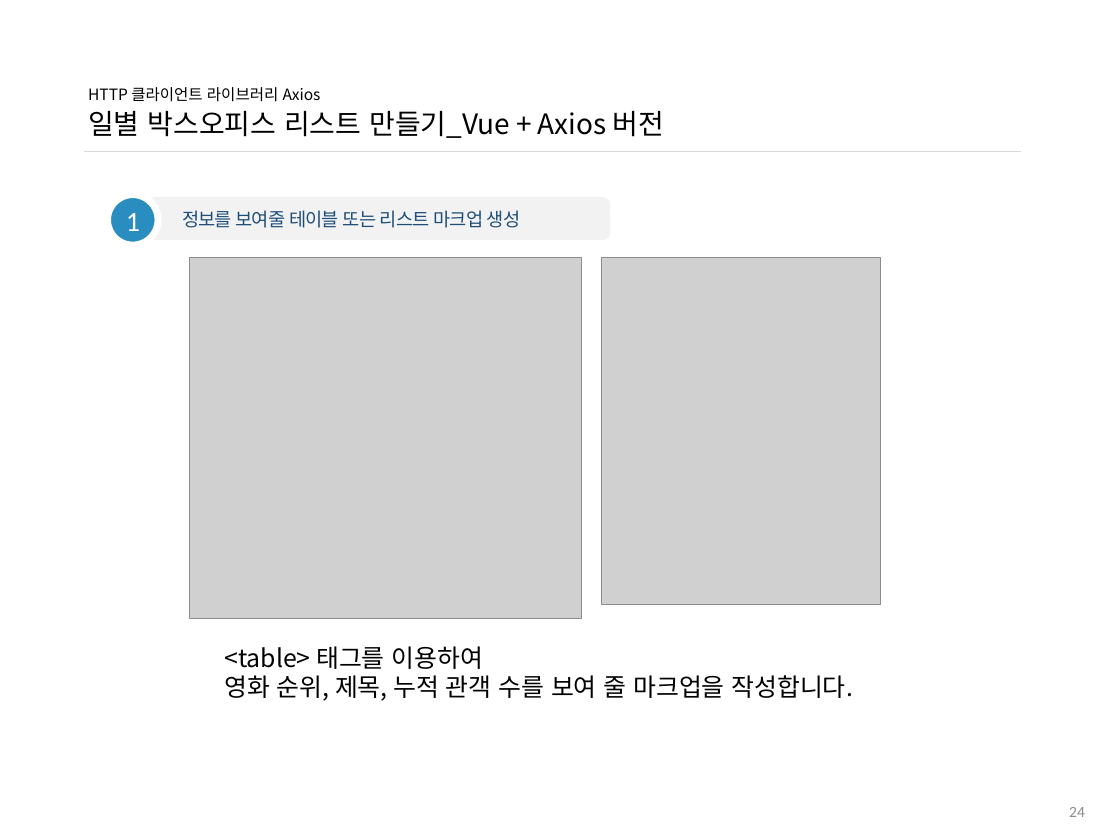
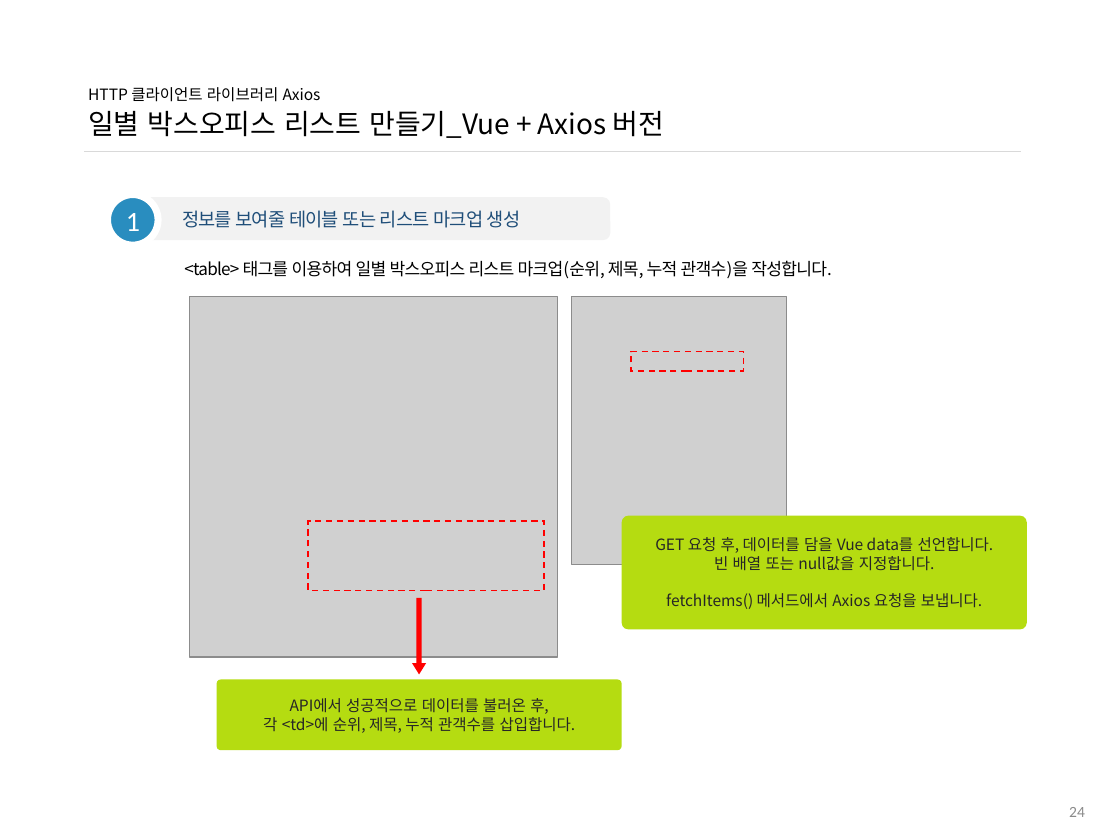
Before and after one commit to ddowon/vueStudy, a slide deck: slide 25 of 01.참고자료/191104_HTTP 클라이언트 라이브러리 Axios.pptx. Drawn at 1120x840 pixels with LibreOffice and Linux fonts; fonts in the diff are those of the drawing; grey boxes stand for pictures; background and template pictures are left out. Boxes give left, top, right and bottom in pixels: in the first picture for what was removed or moved away, otherwise in the second. Text is boxed around its words. In the diff, an @@ line names an element or a change of style, - is before the commit and + after.

Commit message:
[과제피드백] 도원님 Axios 스터디 자료 업데이트

```diff
--- a/01.참고자료/191104_HTTP 클라이언트 라이브러리 Axios.pptx
+++ b/01.참고자료/191104_HTTP 클라이언트 라이브러리 Axios.pptx
@@ text at (184, 260, 832, 279): text changed; size 16 to 11 pt @@
-<table> 태그를 이용하여
-영화 순위, 제목, 누적 관객 수를 보여 줄 마크업을 작성합니다.
+<table> 태그를 이용하여 일별 박스오피스 리스트 마크업(순위, 제목, 누적 관객수)을 작성합니다.
@@ picture: place and size @@
-picture at (189, 258, 581, 618)
+picture at (189, 297, 557, 657)
@@ picture: place and size @@
-picture at (601, 258, 880, 604)
+picture at (571, 297, 786, 564)
@@ rectangle added at (631, 352, 744, 371), outline #FF0000 1 pt dashed @@
@@ rectangle added at (308, 521, 544, 590), outline #FF0000 1 pt dashed @@
@@ rounded rectangle added at (622, 515, 1027, 629), fill #B5DC11, 10 pt, text #262626 @@
+GET 요청 후, 데이터를 담을 Vue data를 선언합니다.
+빈 배열 또는 null값을 지정합니다.
+fetchItems() 메서드에서 Axios 요청을 보냅니다.
@@ down arrow added at (412, 598, 427, 674), fill #FF0000 @@
@@ rounded rectangle added at (216, 680, 622, 750), fill #B5DC11, 10 pt, text #262626 @@
+API에서 성공적으로 데이터를 불러온 후,
+각 <td>에 순위, 제목, 누적 관객수를 삽입합니다.
```
Also in this commit, not shown: 8 other slides changed.
